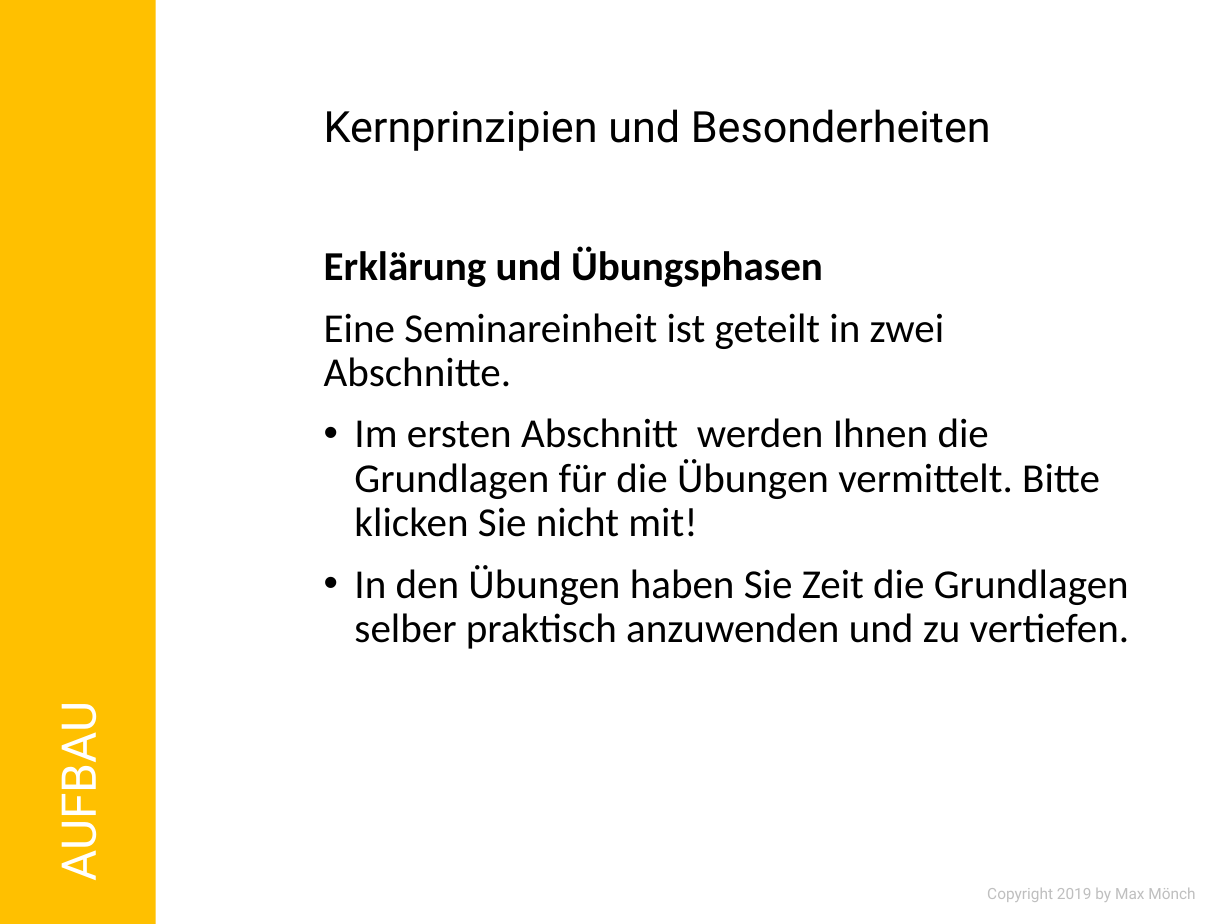
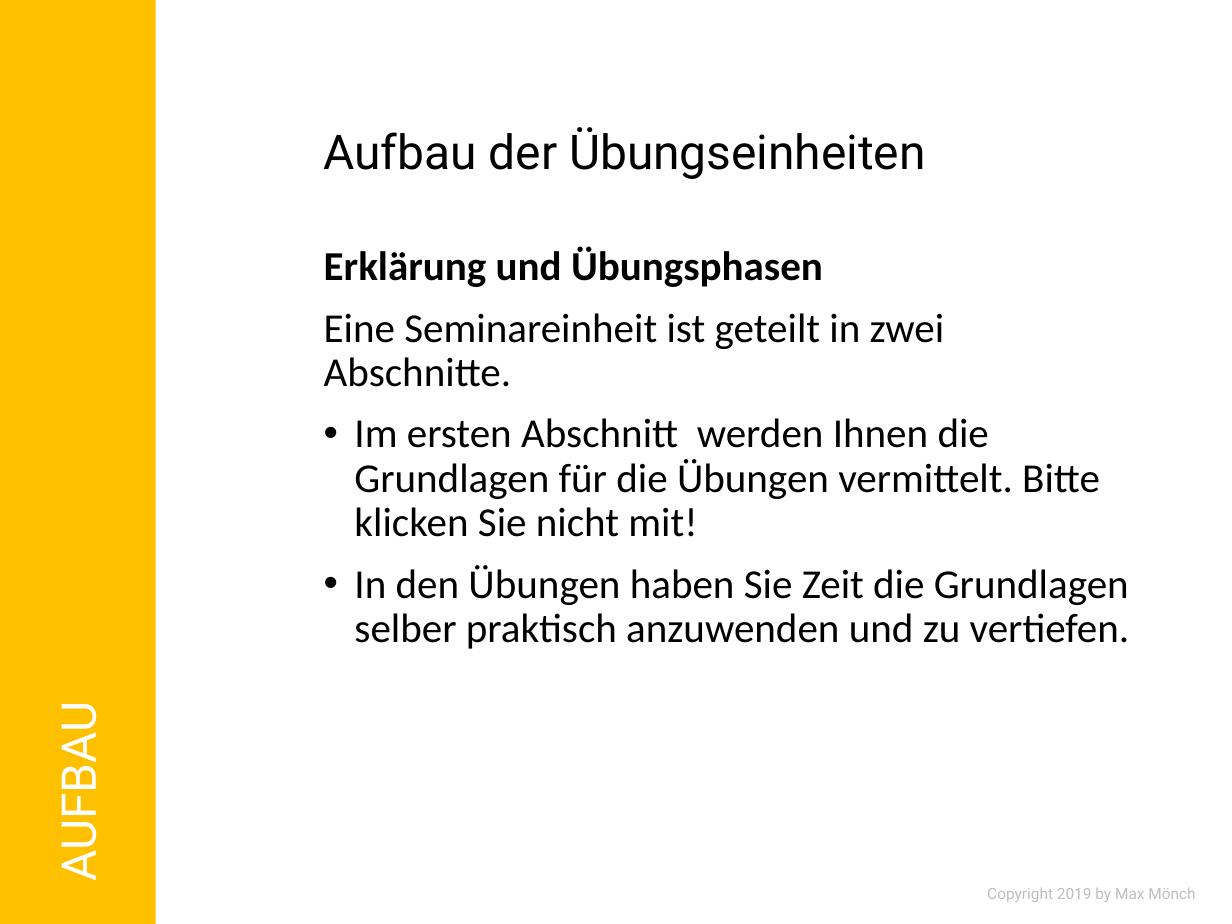
Before and after one commit to MonksterFX/pandas-basic, a slide deck: slide 7 of praesentation/pandas-basic.pptx. Drawn at 1232x924 pixels with LibreOffice and Linux fonts; fonts in the diff are those of the drawing; background and template pictures are left out. Boxes give left, top, right and bottom in pixels: in the first picture for what was removed or moved away, otherwise in the second. Text is boxed around its words. In the diff, an @@ line names an element or a change of style, - is before the commit and + after.

```diff
--- a/praesentation/pandas-basic.pptx
+++ b/praesentation/pandas-basic.pptx
@@ title at [324,127,926,179]: text changed; size 25.2 to 28 pt @@
-Kernprinzipien und Besonderheiten
+Aufbau der Übungseinheiten
```
Also in this commit, not shown: 3 other slides changed, 2 slides added, 1 slide removed, 15 other files.
